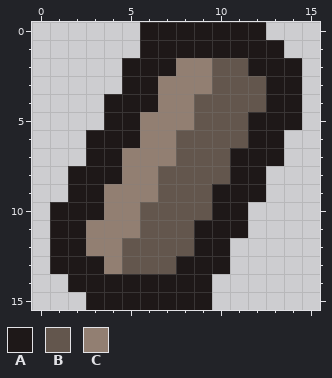
A pixel-art sprite gets an edit: Assets/Resources/2d/UI/stats/damage_structure empty.png. Above is the file before it was changed.
The file is 16x16 pixels.
Palette (. is transparent): A #1e1818  B #63564d  C #927f72
After the commit:
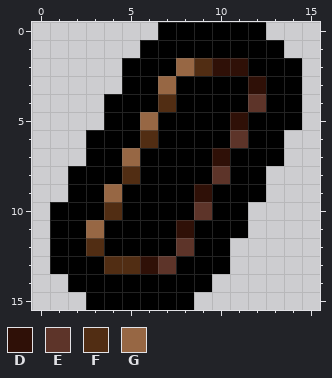
Colours new in this view: D #2f1007  E #5d3429  F #512d13  G #976744
Edits made:
@@ palette @@
-A #1e1818
+A #000000
@@ x 0..15 @@
- 0 ......AAAAAAA...
+ 0 .......AAAAAA...
  1 ......AAAAAAAA..
- 2 .....AAACCBBAAA.
- 3 .....AACCCBBBAA.
- 4 ....AAACCBBBBAA.
- 5 ....AACCCBBBAAA.
- 6 ...AAACCBBBBAA..
- 7 ...AACCCBBBAAA..
- 8 ..AAACCBBBBAA...
- 9 ..AACCCBBBAAA...
-10 .AAACCBBBBAA....
-11 .AACCCBBBAAA....
-12 .AACCBBBBAA.....
-13 .AAACBBBAAA.....
+ 2 .....AAAGFDDAAA.
+ 3 .....AAGAAAADAA.
+ 4 ....AAAFAAAAEAA.
+ 5 ....AAGAAAADAAA.
+ 6 ...AAAFAAAAEAA..
+ 7 ...AAGAAAADAAA..
+ 8 ..AAAFAAAAEAA...
+ 9 ..AAGAAAADAAA...
+10 .AAAFAAAAEAA....
+11 .AAGAAAADAAA....
+12 .AAFAAAAEAA.....
+13 .AAAFFDEAAA.....
 14 ..AAAAAAAA......
-15 ...AAAAAAA......
+15 ...AAAAAA.......
Boxes around the changes in both pictures, in picture pixels (x1, y1, x2, y2):
changed: (50, 22, 302, 310)
